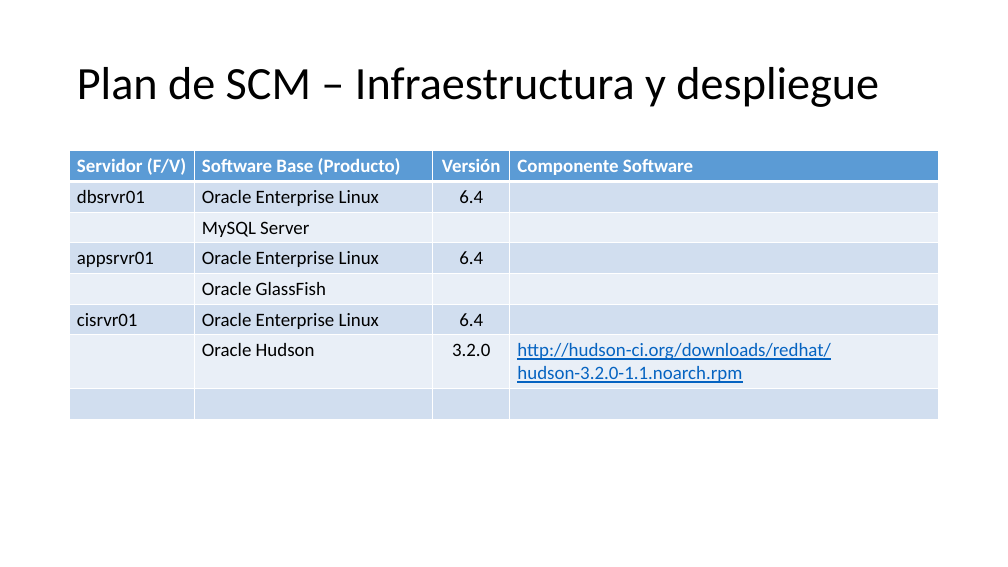
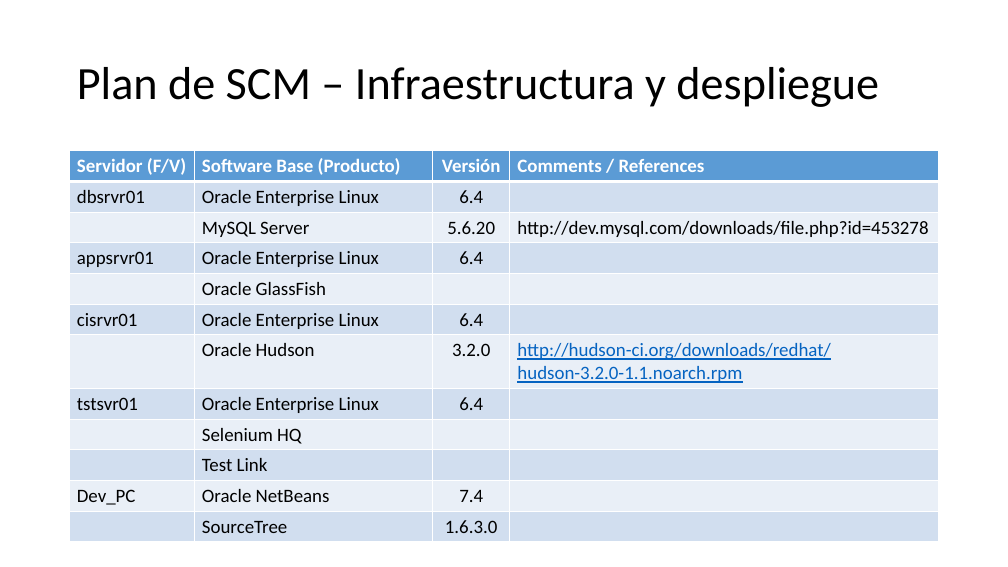
Before and after one commit to ianache/sistemagestioncalidadeducativa, a slide deck: slide 2 of scm/arquitectura_infraestructura_desarrollo.pptx. Drawn at 1008x567 pixels with LibreOffice and Linux fonts; fonts in the diff are those of the drawing. Boxes give left, top, right and bottom in pixels: in the first picture for what was removed or moved away, otherwise in the second. Text is boxed around its words. In the diff, an @@ line names an element or a change of style, - is before the commit and + after.

Commit message:
Ajustes a la arquitectura de la infraestructura

```diff
--- a/scm/arquitectura_infraestructura_desarrollo.pptx
+++ b/scm/arquitectura_infraestructura_desarrollo.pptx
@@ table at <box>70,151,938,541</box> @@
-row 1, column 4: Componente Software
+row 1, column 4: Comments / References
-row 3, column 3: 
+row 3, column 3: 5.6.20
-row 3, column 4: 
+row 3, column 4: http://dev.mysql.com/downloads/file.php?id=453278
-row 8:  |  |  | 
+row 8: tstsvr01 | Oracle Enterprise Linux | 6.4 | 
+row 9:  | Selenium HQ |  | 
+row 10:  | Test Link |  | 
+row 11: Dev_PC | Oracle NetBeans | 7.4 | 
+row 12:  | SourceTree | 1.6.3.0 | 
```
